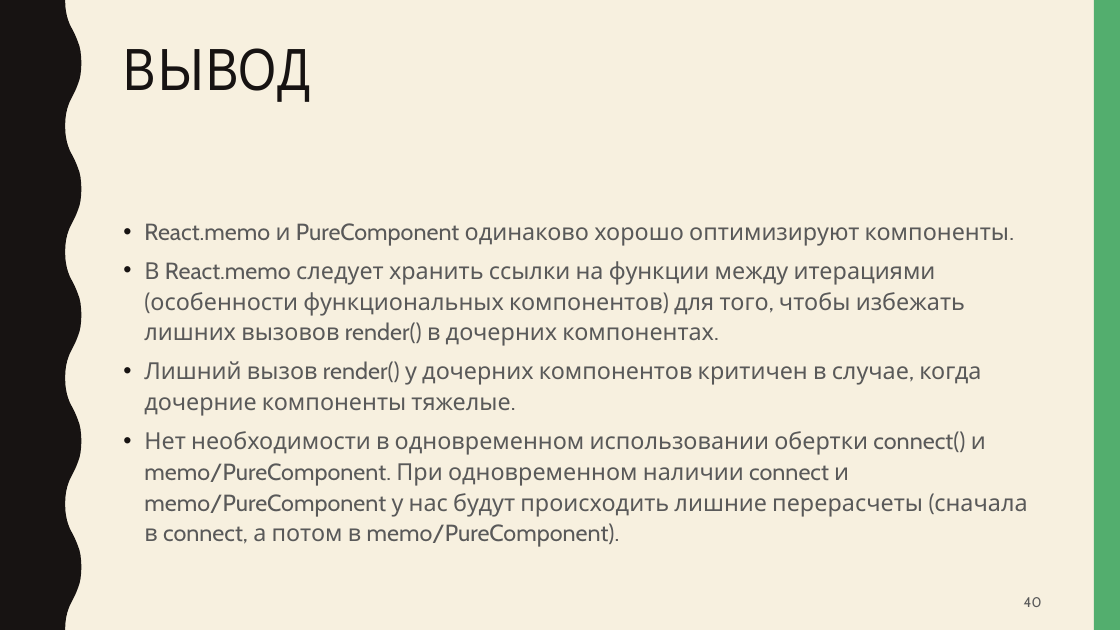
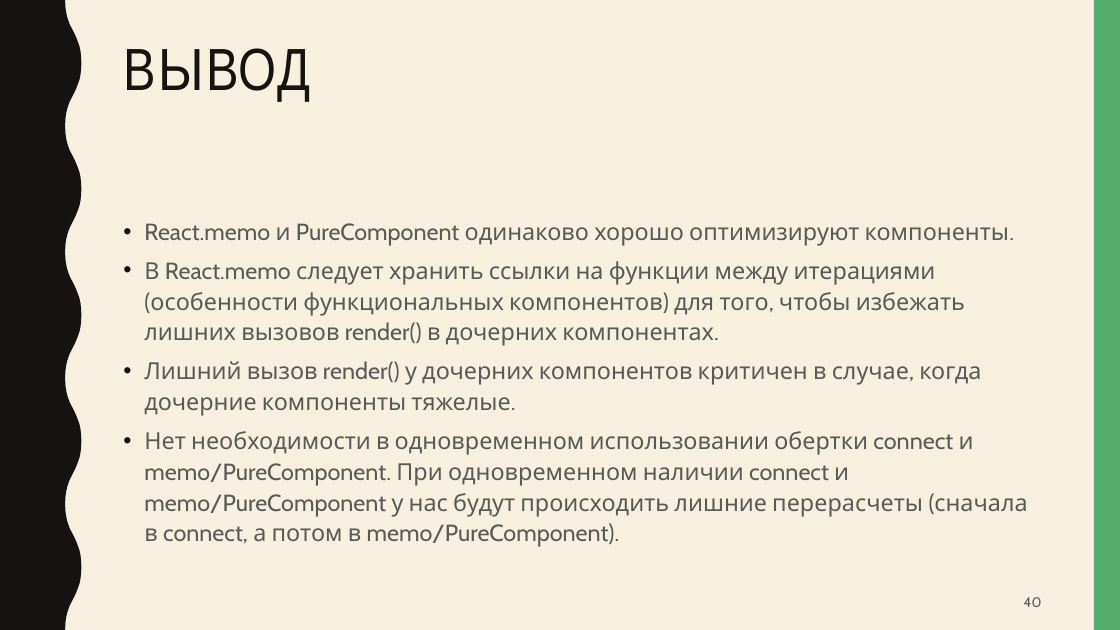
Before and after one commit to artem-gorokhovskii/PureComponent-VS-memo, a slide deck: slide 40 of PureComponent-vs-memo.pptx. Drawn at 1120x630 pixels with LibreOffice and Linux fonts; fonts in the diff are those of the drawing. Boxes give left, top, right and bottom in pixels: in the first picture for what was removed or moved away, otherwise in the second. Text is boxed around its words. In the diff, an @@ line names an element or a change of style, - is before the commit and + after.

Commit message:
small fixes in presentation

```diff
--- a/PureComponent-vs-memo.pptx
+++ b/PureComponent-vs-memo.pptx
@@ text at [144,431,1027,547]: text changed @@
-• Нет необходимости в одновременном использовании обертки connect() и memo/PureComponent. При одновременном наличии connect и memo/PureComponent у нас будут происходить лишние перерасчеты (сначала в connect, а потом в memo/PureComponent).
+• Нет необходимости в одновременном использовании обертки connect и memo/PureComponent. При одновременном наличии connect и memo/PureComponent у нас будут происходить лишние перерасчеты (сначала в connect, а потом в memo/PureComponent).
```
Also in this commit, not shown: 4 other slides changed.
